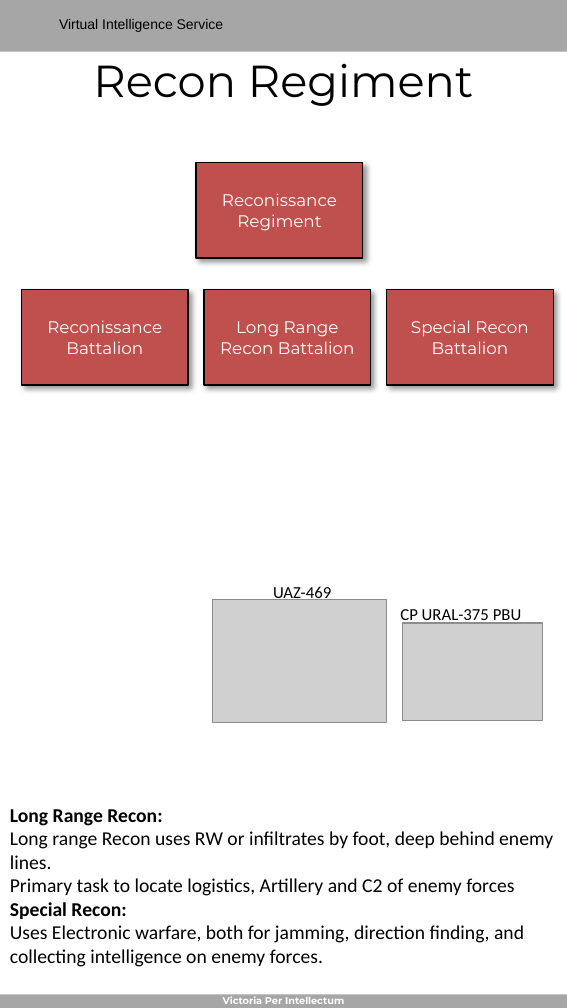
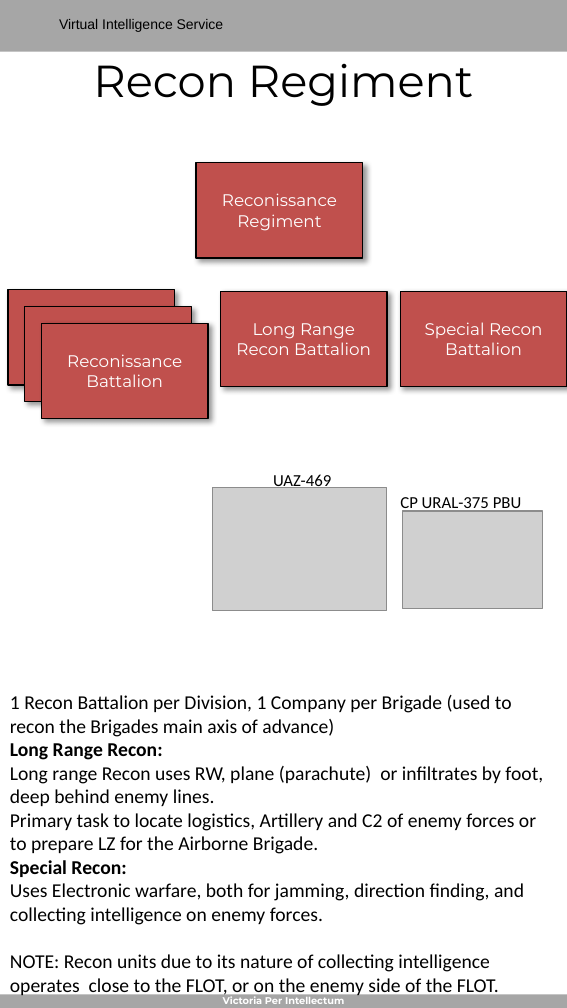
Before and after one commit to 132nd-vWing/ATRM_Brief, a slide deck: slide 33 of Files/VIS - Generic Order of Battle.pptx (slide 21 before the commit). Drawn at 567x1008 pixels with LibreOffice and Linux fonts; fonts in the diff are those of the drawing; grey boxes stand for pictures; background and template pictures are left out. Boxes give left, top, right and bottom in pixels: in the first picture for what was removed or moved away, otherwise in the second. Text is boxed around its words. In the diff, an @@ line names an element or a change of style, - is before the commit and + after.

```diff
--- a/Files/VIS - Generic Order of Battle.pptx
+++ b/Files/VIS - Generic Order of Battle.pptx
@@ rectangle "Reconissance Battalion": place and size @@
-rectangle "Reconissance Battalion" at bbox=[21, 290, 188, 384]
+rectangle "Reconissance Battalion" at bbox=[8, 290, 175, 384]
@@ rectangle "Long Range Recon Battalion": place and size @@
-rectangle "Long Range Recon Battalion" at bbox=[205, 290, 371, 384]
+rectangle "Long Range Recon Battalion" at bbox=[221, 292, 387, 386]
@@ rectangle "Special Recon Battalion": place and size @@
-rectangle "Special Recon Battalion" at bbox=[387, 290, 554, 384]
+rectangle "Special Recon Battalion" at bbox=[401, 292, 567, 386]
@@ rectangle added at bbox=[24, 307, 191, 402], fill #C0504D, outline #000000 1 pt, 12 pt, text #FFFFFF @@
+Reconissance Battalion
@@ rectangle added at bbox=[41, 324, 208, 419], fill #C0504D, outline #000000 1 pt, 12 pt, text #FFFFFF @@
+Reconissance Battalion
@@ picture added at bbox=[212, 487, 386, 611] @@
@@ 2 texts, 1 picture: place and size @@
-2 texts, 1 picture at bbox=[273, 586, 543, 721]
+2 texts, 1 picture at bbox=[273, 474, 543, 609]
@@ picture removed at bbox=[212, 599, 386, 723] @@
@@ text "1 Recon Battalion per Division, ...": place and size @@
-text "1 Recon Battalion per Division, ..." at bbox=[10, 809, 553, 967]
+text "1 Recon Battalion per Division, ..." at bbox=[10, 695, 543, 997]
@@ text at bbox=[10, 695, 512, 737]: paragraph added @@
+1 Recon Battalion per Division, 1 Company per Brigade (used to recon the Brigades main axis of advance)
@@ text at bbox=[10, 766, 543, 854]: text changed @@
-Long range Recon uses RW or infiltrates by foot, deep behind enemy lines.
-Primary task to locate logistics, Artillery and C2 of enemy forces
+Long range Recon uses RW, plane (parachute) or infiltrates by foot, deep behind enemy lines.
+Primary task to locate logistics, Artillery and C2 of enemy forces or to prepare LZ for the Airborne Brigade.
@@ text at bbox=[10, 954, 499, 997]: paragraph added @@
+NOTE: Recon units due to its nature of collecting intelligence operates close to the FLOT, or on the enemy side of the FLOT.
```
Also in this commit, not shown: 11 other slides changed, 18 slides added, 1 other file.
